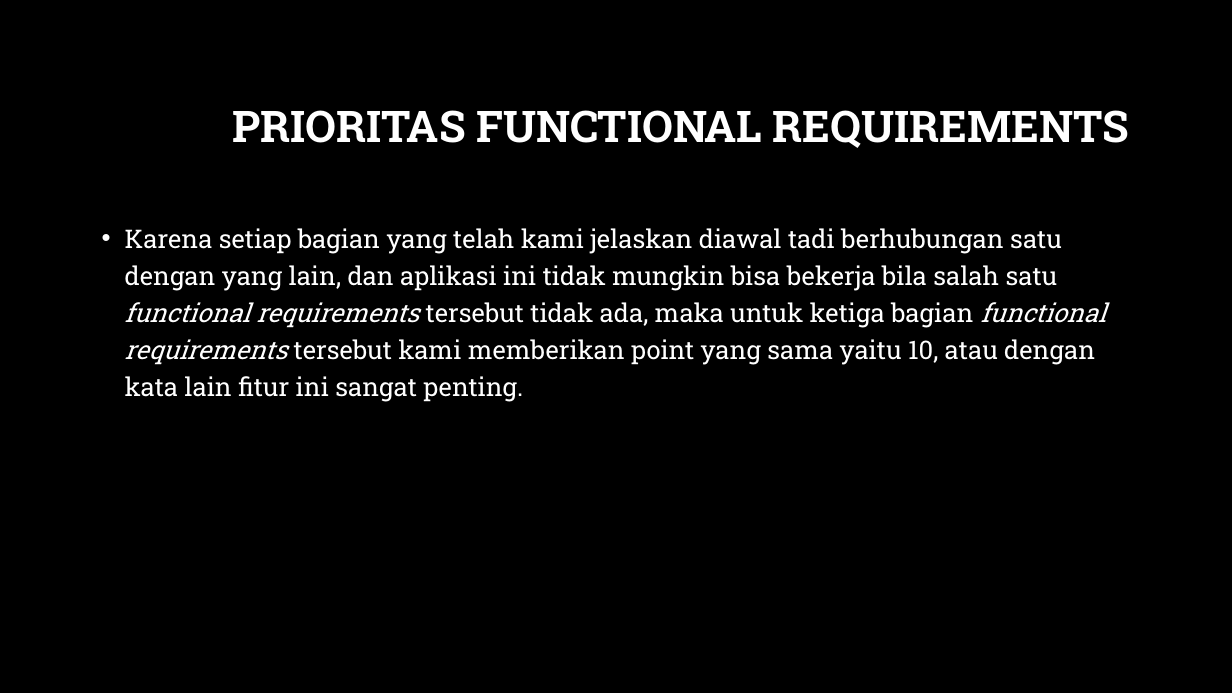
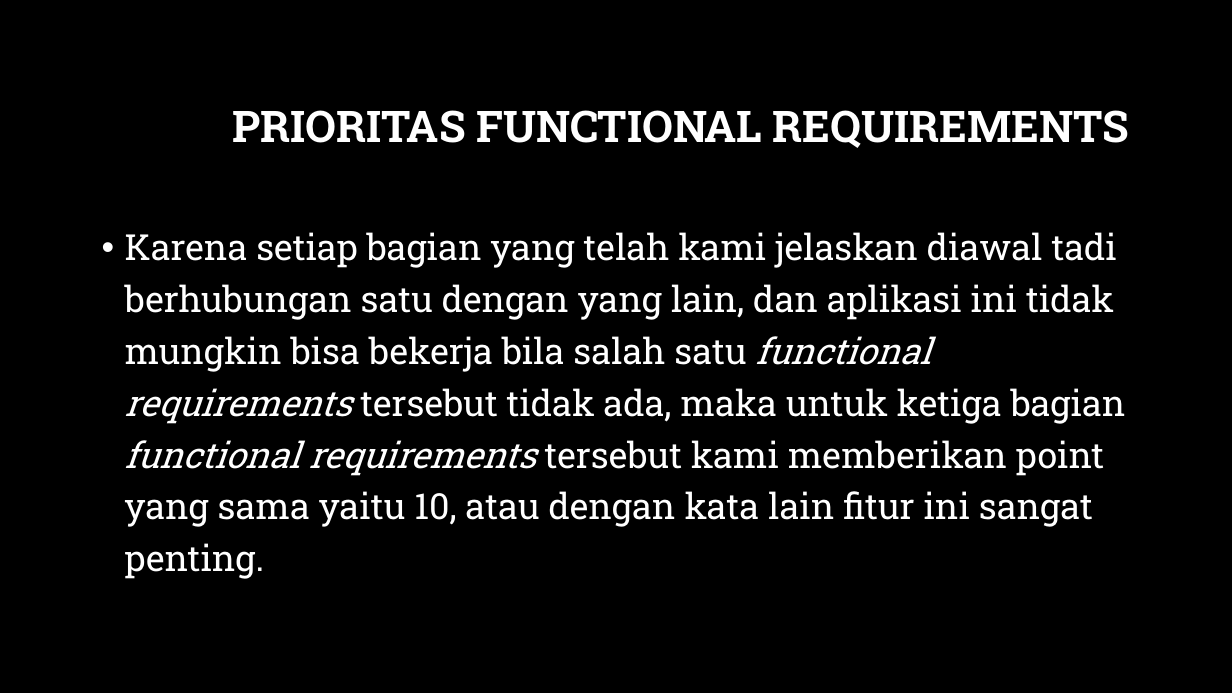
Before and after one commit to davidbezalel/test, a slide deck: slide 12 of bahanPresentasi.pptx. Drawn at 1232x693 pixels with LibreOffice and Linux fonts; fonts in the diff are those of the drawing; background and template pictures are left out. Boxes give left, top, right and bottom in pixels: in the first picture for what was removed or moved away, otherwise in the second. Text is boxed around its words. In the diff, an @@ line names an element or a change of style, - is before the commit and + after.

```diff
--- a/bahanPresentasi.pptx
+++ b/bahanPresentasi.pptx
@@ text "Karena setiap bagian yang telah ..." at [125,232,1126,579]: size 20 to 28 pt @@
```
Also in this commit, not shown: 9 other slides changed, 7 slides added.
